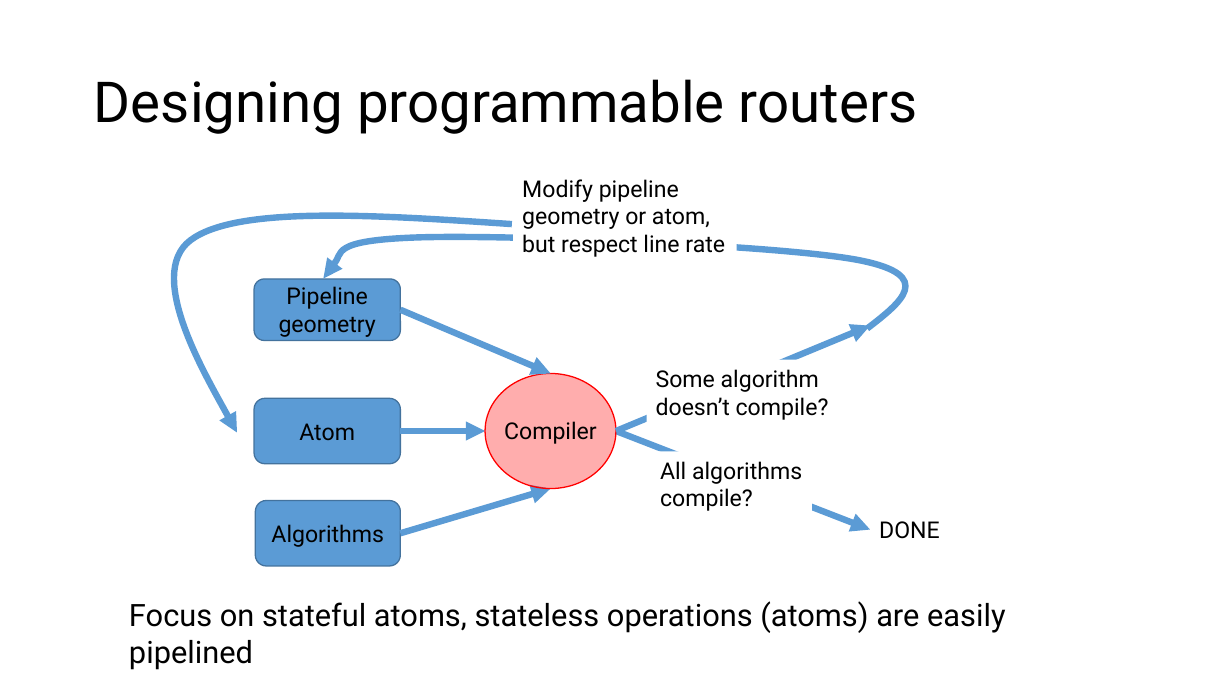
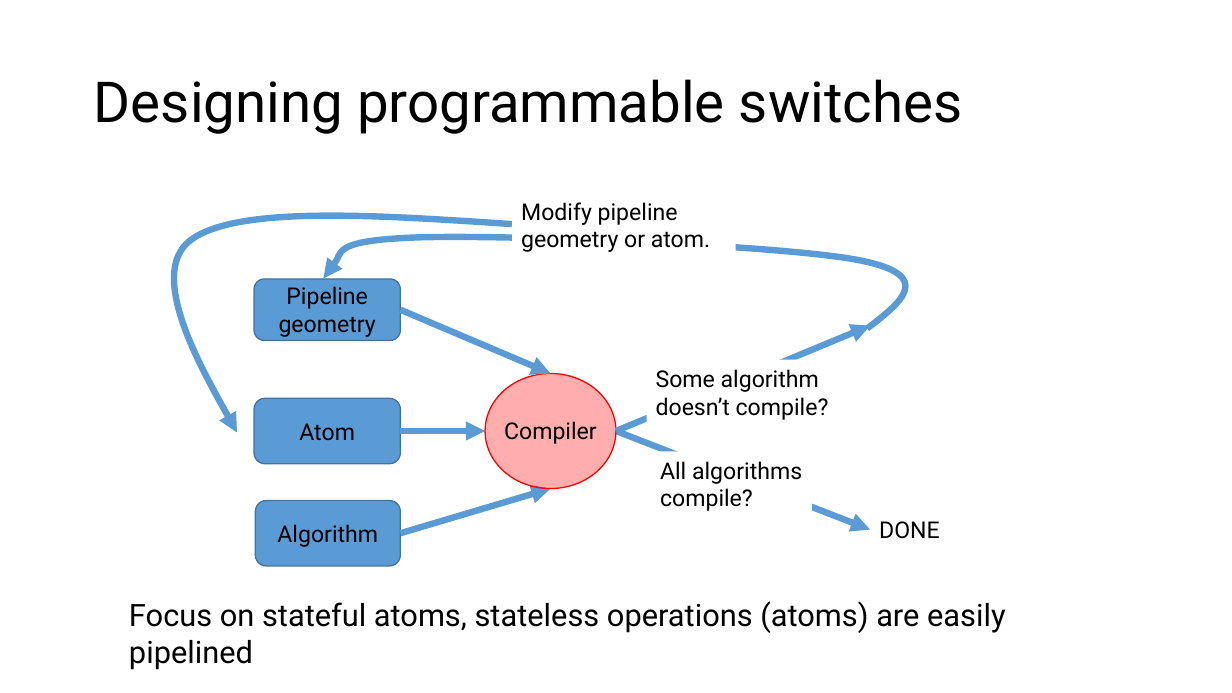
Before and after one commit to anirudhSK/pifo-domino-marple-ppts, a slide deck: slide 17 of domino_sigcomm.pptx. Drawn at 1232x693 pixels with LibreOffice and Linux fonts; fonts in the diff are those of the drawing. Boxes give left, top, right and bottom in pixels: in the first picture for what was removed or moved away, otherwise in the second. Text is boxed around its words. In the diff, an @@ line names an element or a change of style, - is before the commit and + after.

```diff
--- a/domino_sigcomm.pptx
+++ b/domino_sigcomm.pptx
@@ title at (94,79,962,134): text changed @@
-Designing programmable routers
+Designing programmable switches
@@ text at (521,202,710,252): text changed @@
-Modify pipeline geometry or atom, but respect line rate
+Modify pipeline geometry or atom.
@@ text in rounded rectangle at (277,524,378,547): text changed @@
-Algorithms
+Algorithm
```
Also in this commit, not shown: 7 other slides changed, 1 slide removed.
